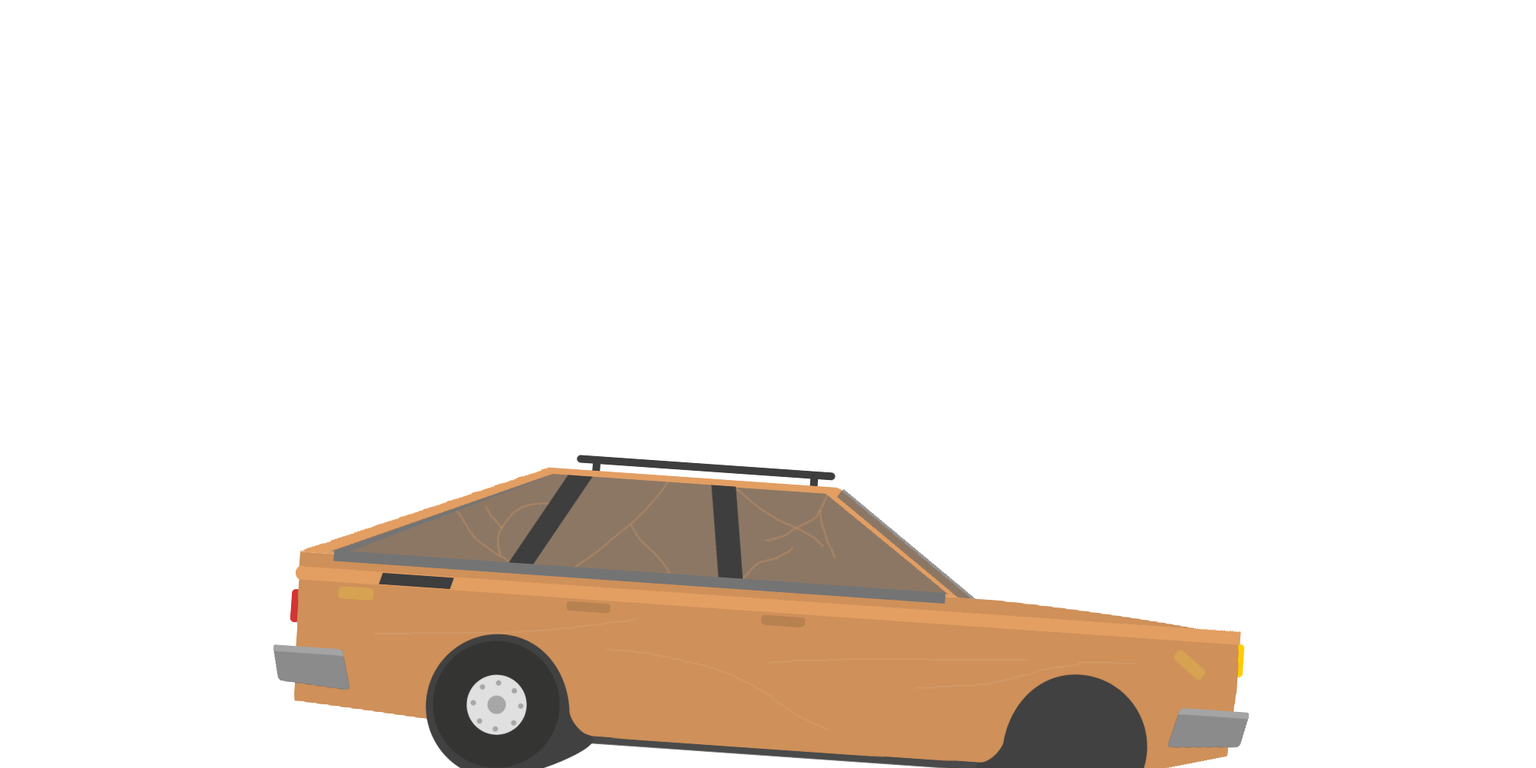
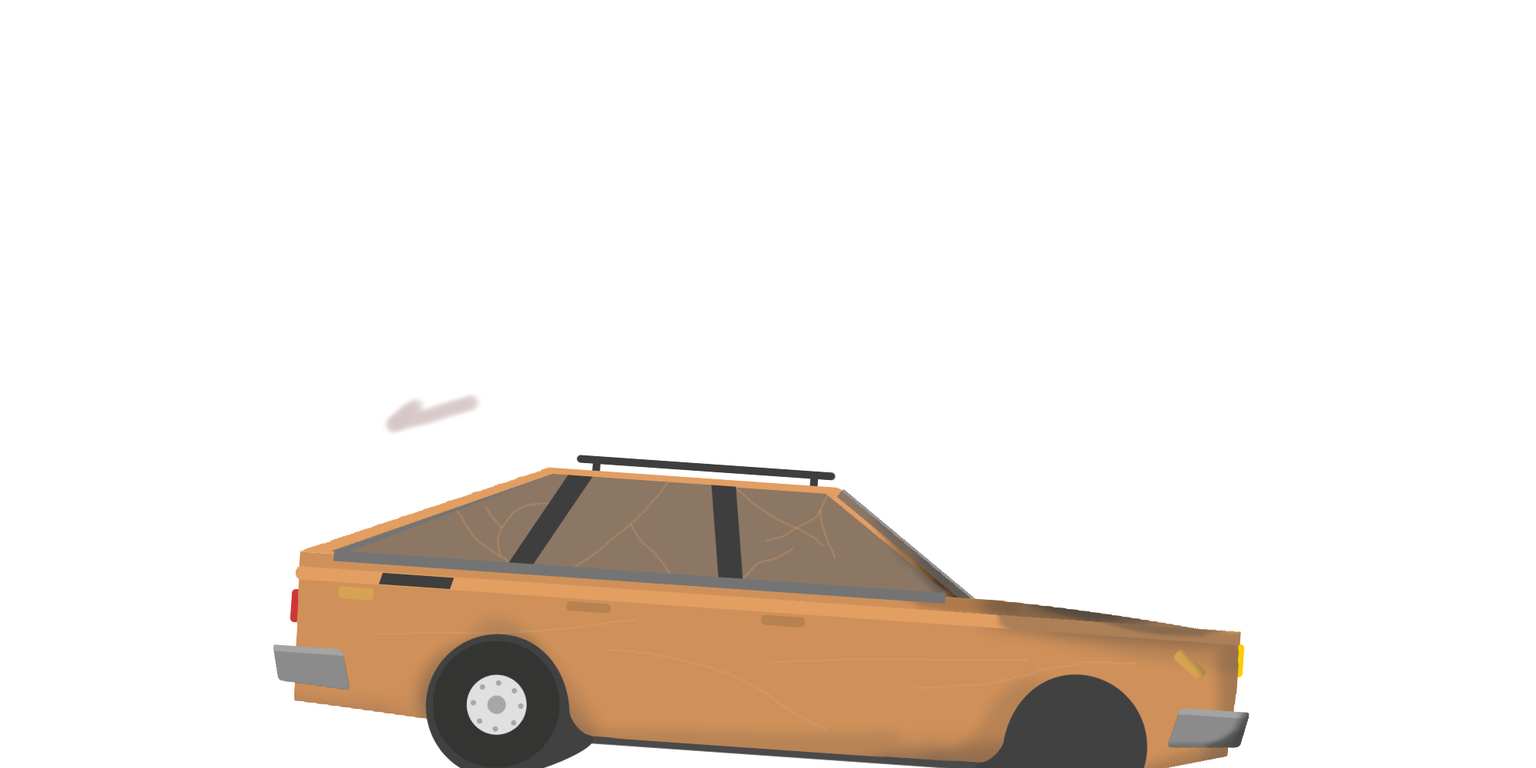
Two versions of the same layered image (1536 x 768). Layer-by-layer changes:
painted on "Top" over (867, 513, 970, 599)
painted on "Front Fender" over (1168, 711, 1250, 748)
painted on "Line" over (382, 392, 1242, 646)
painted on "Front Indicator" over (1177, 648, 1207, 681)
painted on "Body" over (293, 592, 1239, 768)
